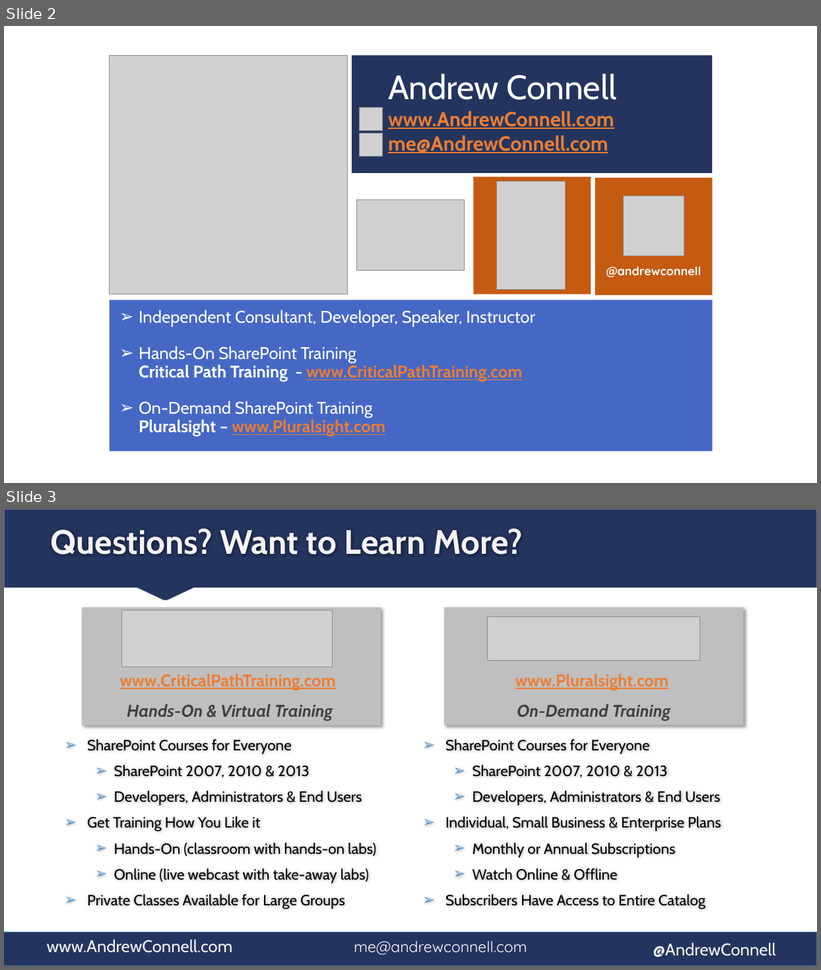
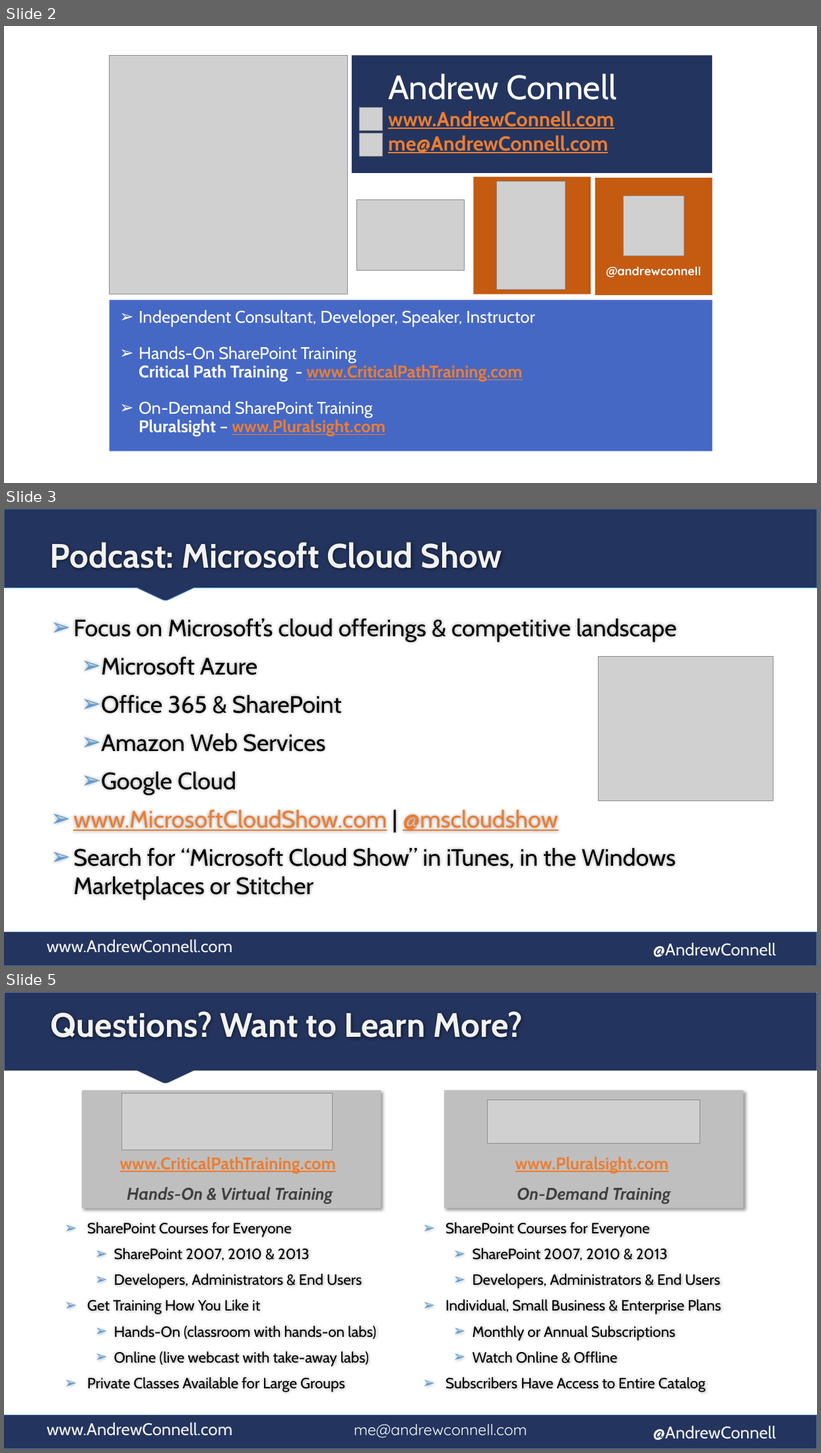
Before and after one commit to andrewconnell/pres-sp15workflow-restapi, a slide deck: presentation.pptx. Shown one above the other, each under a label of ours: slides 2 and 3 before the commit, slides 2, 3 and 5 after it; the slides between them are not shown. The pictures are 821x970 and 821x1453 pixels, drawn with LibreOffice and Linux fonts; fonts in the diff are those of the drawing; grey boxes stand for pictures. Boxes give left, top, right and bottom in pixels: in the first picture for what was removed or moved away, otherwise in the second. Text is boxed around its words. In the diff, an @@ line names an element or a change of style, - is before the commit and + after.

```diff
--- a/presentation.pptx
+++ b/presentation.pptx
@@ slide 3 added at box(4, 509, 817, 966), background #FFFFFF; not listed: 3 template elements that a slide beside it also shows @@
@@ freeform shape added at box(4, 509, 817, 601), fill #23345E, outline #5B9BD5 0.75 pt @@
@@ title added at box(50, 542, 502, 568), 40 pt, text #F2F2F2, bold @@
+Podcast: Microsoft Cloud Show
@@ text added at box(73, 619, 677, 900), 28 pt, text #000000 @@
+➢ Focus on Microsoft’s cloud offerings & competitive landscape
+  ➢ Microsoft Azure
+  ➢ Office 365 & SharePoint
+  ➢ Amazon Web Services
+  ➢ Google Cloud
+➢ www.MicrosoftCloudShow.com | @mscloudshow
+➢ Search for “Microsoft Cloud Show” in iTunes, in the Windows Marketplaces or Stitcher
@@ picture added at box(599, 657, 773, 801) @@
@@ what was slide 3 is now slide 5 @@
```
Also in this commit, not shown: 1 other slide added, 1 other file.
